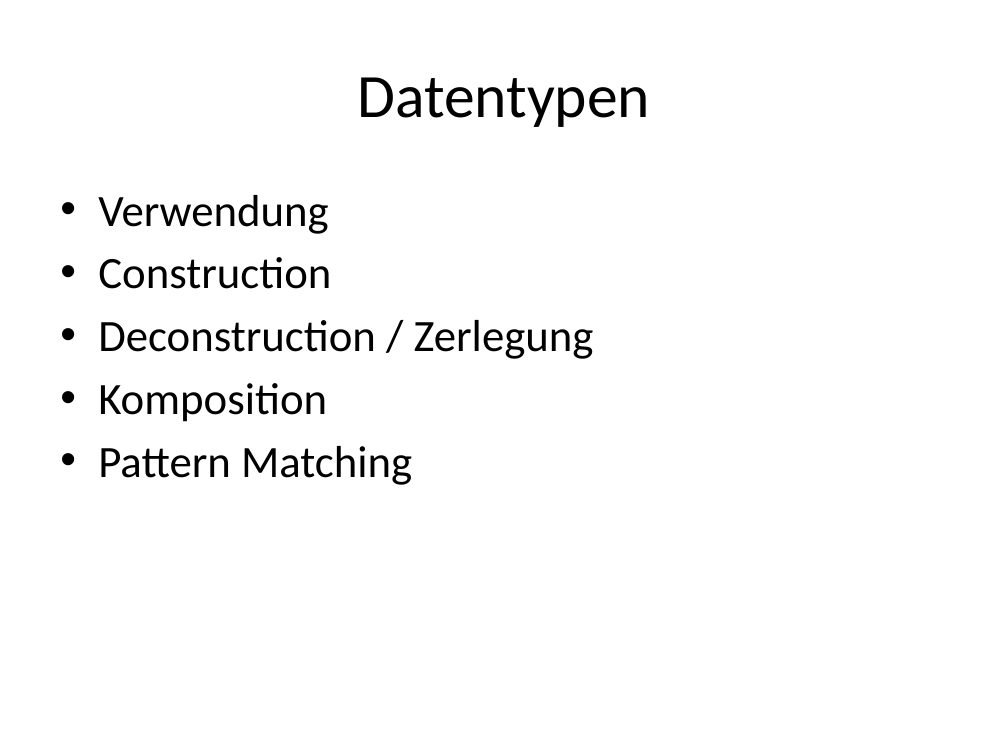
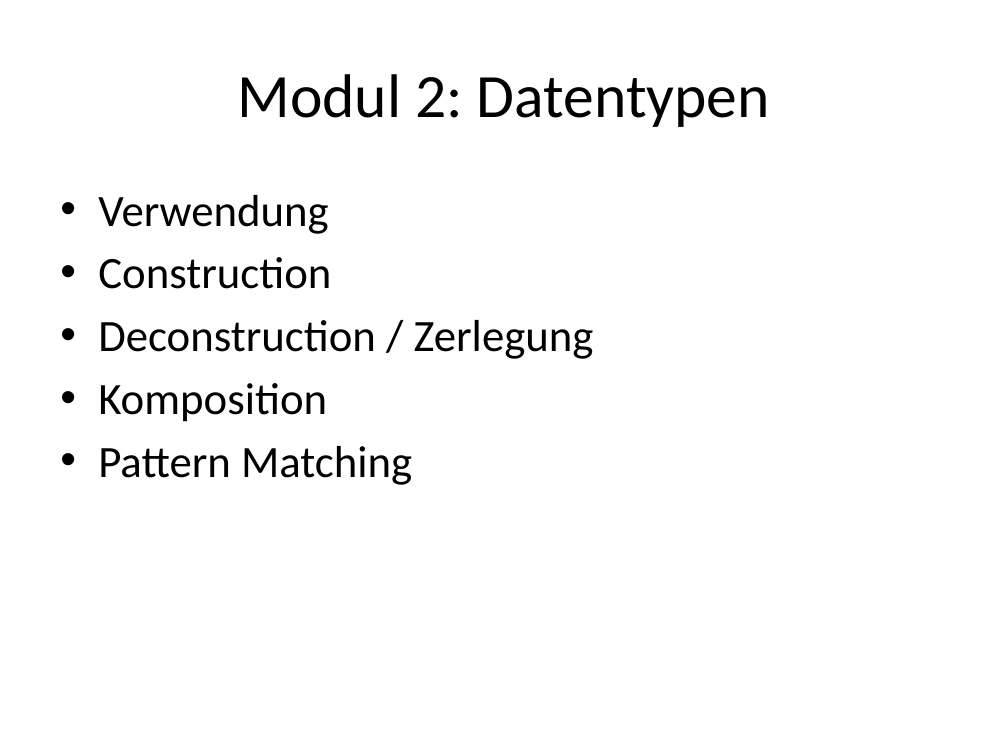
Before and after one commit to nasserbrake/Spartakiade2017, a slide deck: slide 39 of FSharp.pptx. Drawn at 1008x756 pixels with LibreOffice and Linux fonts; fonts in the diff are those of the drawing. Boxes give left, top, right and bottom in pixels: in the first picture for what was removed or moved away, otherwise in the second. Text is boxed around its words. In the diff, an @@ line names an element or a change of style, - is before the commit and + after.

```diff
--- a/FSharp.pptx
+++ b/FSharp.pptx
@@ title at [237, 74, 770, 127]: text changed @@
-Datentypen
+Modul 2: Datentypen
```
Also in this commit, not shown: 3 slides added, 4 other files.
